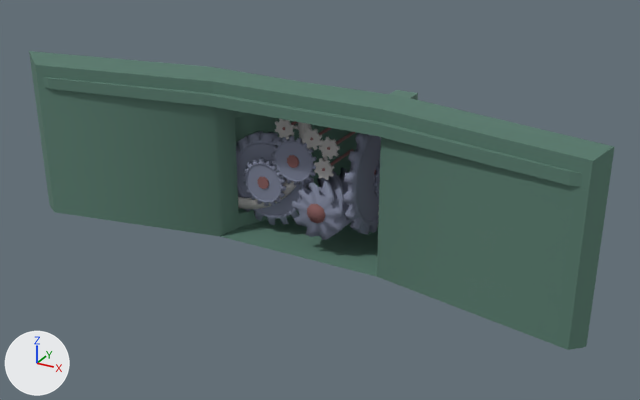
The FBX model Assets/Dr.Polarity/Arbour_Michael/Prefabs/GearCabinetAnimated.fbx: old version first, new version second.
Before and after are seen from a 50 mm lens placed at (8.49, 6.84, 8.54), pointed at (0.23, 21.87, 1.02). Arrows for +X, +Y and +Z are at lower left; the lights stay in place. Where no turn or scale is listed for an object, it has been applied to the vertices.

The older version as bpy lines, for what is in view:
```python
me_mesh = bpy.data.meshes.new('Mesh')
me_mesh.from_pydata(...)  # 74 vertices, 72 faces; spans x -6.39..6.18, y -2.15..1.45, z 0.0..3.7
me_mesh.materials.append(mat_03___default)  # dark green #587c6e
me_mesh_002 = bpy.data.meshes.new('Mesh.002')
me_mesh_002.from_pydata(...)  # 236 vertices, 234 faces; spans x -0.531..0.531, y -0.04..0.04, z -0.531..0.531
me_mesh_002.materials.append(mat_01___default)  # blue #7c8298
me_mesh_003 = bpy.data.meshes.new('Mesh.003')
me_mesh_003.from_pydata(...)  # 236 vertices, 234 faces; spans x -1.05..1.05, y -0.09..0.09, z -1.05..1.05
me_mesh_003.materials.append(mat_01___default)  # blue #7c8298
me_mesh_007 = bpy.data.meshes.new('Mesh.007')
me_mesh_007.from_pydata(...)  # 182 vertices, 198 faces; spans x -0.59..0.59, y -0.599..0.599, z -0.59..0.59
me_mesh_007.materials.append(mat_01___default)  # blue #7c8298
ob_gearworkscabinet = bpy.data.objects.new('GearWorksCabinet', me_mesh)
ob_gearworkscabinet.location = (0.04, 22.47, 0.0)
ob_helicalgear = bpy.data.objects.new('HelicalGear', me_mesh_003)
ob_helicalgear.location = (-1.04, 21.92, 1.24)
ob_mediungear = bpy.data.objects.new('MediunGear', me_mesh_002)
ob_mediungear.location = (-1.04, 21.68, 1.24)
ob_wurmgear = bpy.data.objects.new('WurmGear', me_mesh_007)
ob_wurmgear.location = (0.42, 21.95, 0.96)
# also in view: 'LargeGear' at (1.16, 22.6, 1.56); 'GearFrame' at (-0.8, 21.78, 1.74); 'MediunGear001' at (-0.28, 21.68, 1.87)
```
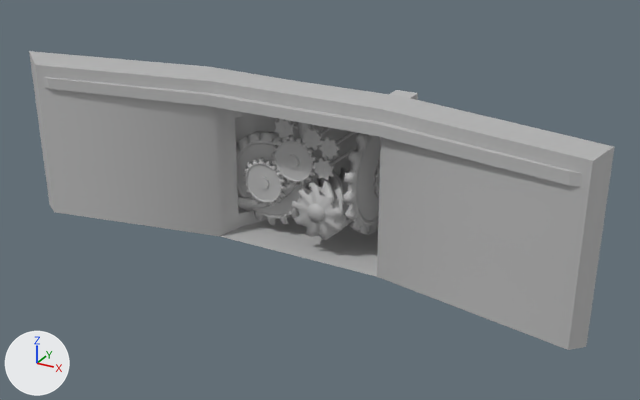
What changed in the scene script:
```text
Change me_mesh:
    where me_mesh.from_pydata(...)  # 74 vertices, 72 faces; spans x -6.39..6.18, y -2.15..1.45, z 0.0..3.7
    remove me_mesh.materials.append(mat_03___default)  # dark green #587c6e
    add me_mesh.materials.append(mat_lambert1)  # grey #aaaaaa
Change me_mesh_007:
    where me_mesh_007.from_pydata(...)  # 182 vertices, 198 faces; spans x -0.59..0.59, y -0.599..0.599, z -0.59..0.59
    remove me_mesh_007.materials.append(mat_01___default)  # blue #7c8298
    add me_mesh_007.materials.append(mat_lambert1)  # grey #aaaaaa
Change me_mesh_002:
    where me_mesh_002.from_pydata(...)  # 236 vertices, 234 faces; spans x -0.531..0.531, y -0.04..0.04, z -0.531..0.531
    remove me_mesh_002.materials.append(mat_01___default)  # blue #7c8298
    add me_mesh_002.materials.append(mat_lambert1)  # grey #aaaaaa
```

Where the change shows, as pixel boxes [x1, y1, x2, y2] in the pictures (640 x 400 px):
'GearWorksCabinet', recoloured (green to grey): [29, 51, 615, 350] in both
'WurmGear', recoloured (blue to grey): [292, 167, 352, 240] in both
'MediunGear', recoloured (blue to grey): [242, 158, 286, 206] in both
